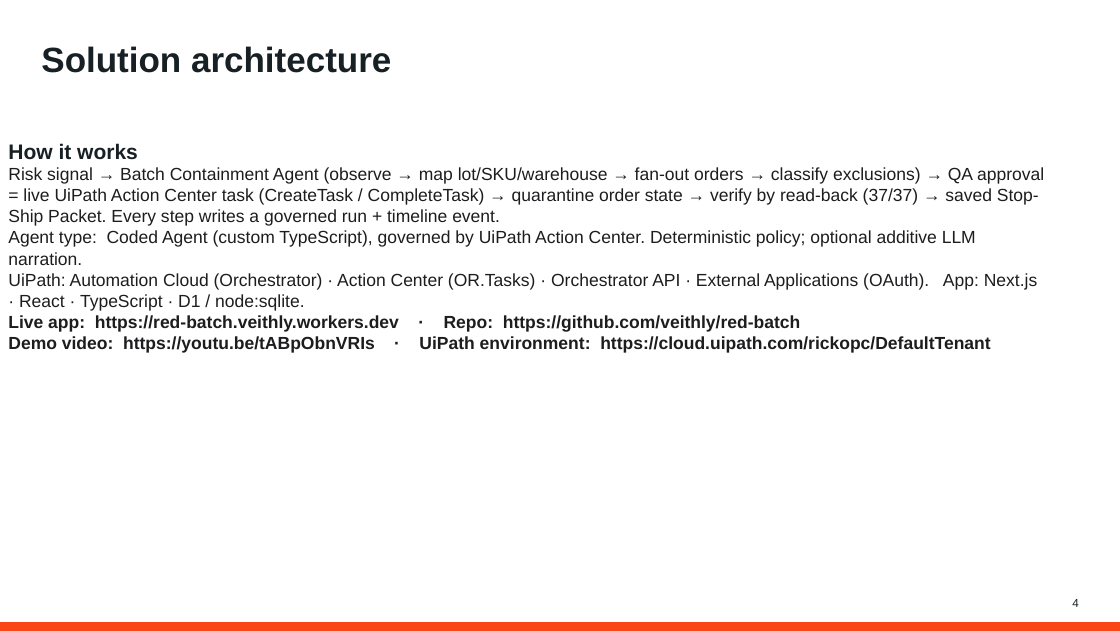
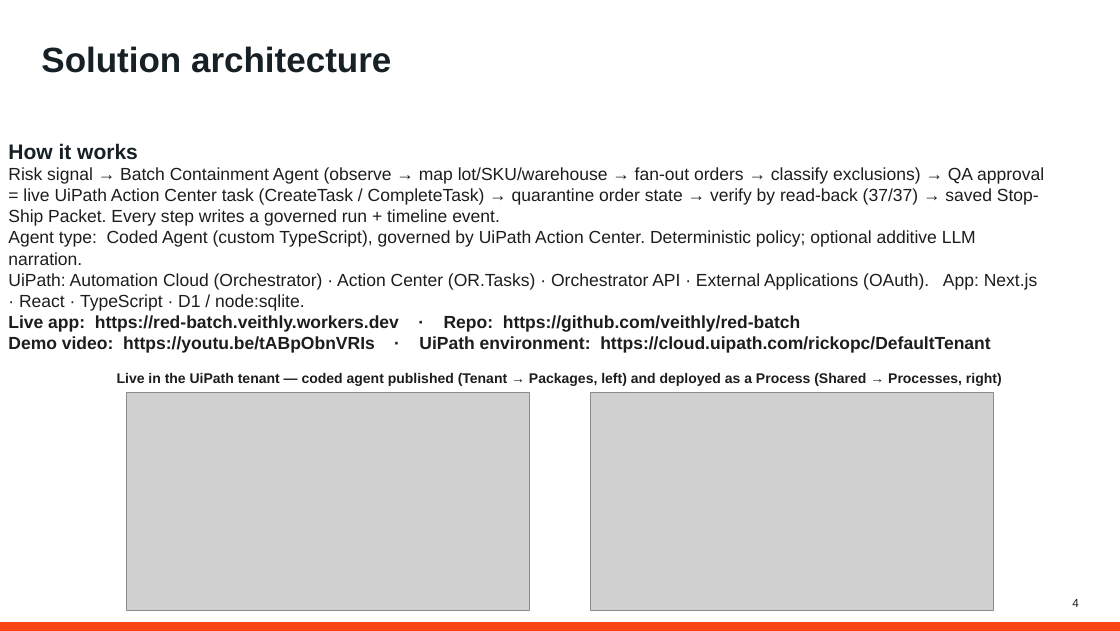
Before and after one commit to veithly/red-batch, a slide deck: slide 4 of docs/red-batch-deck.pptx. Drawn at 1120x631 pixels with LibreOffice and Linux fonts; fonts in the diff are those of the drawing; grey boxes stand for pictures; background and template pictures are left out. Boxes give left, top, right and bottom in pixels: in the first picture for what was removed or moved away, otherwise in the second. Text is boxed around its words. In the diff, an @@ line names an element or a change of style, - is before the commit and + after.

```diff
--- a/docs/red-batch-deck.pptx
+++ b/docs/red-batch-deck.pptx
@@ text added at <box>117,373,1002,386</box>, 12 pt, text #1D1D1F, bold @@
+Live in the UiPath tenant — coded agent published (Tenant → Packages, left) and deployed as a Process (Shared → Processes, right)
@@ picture added at <box>126,392,530,610</box> @@
@@ picture added at <box>590,392,994,610</box> @@
```
Also in this commit, not shown: 5 other files.
